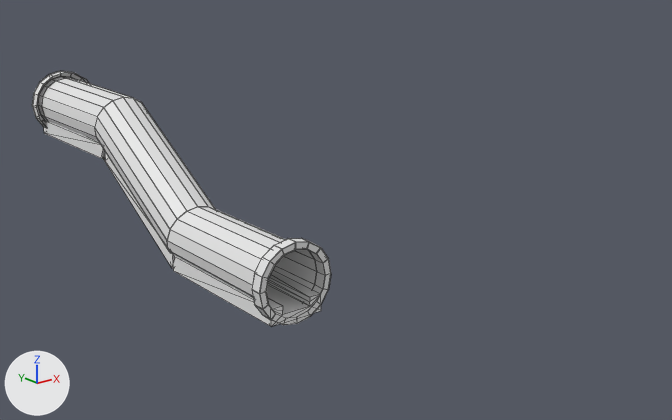
Renders of the OBJ model models/sewer/Pipes/4M_Ramp_1.obj from each side of a commit.
Rendered twice from a 50 mm lens placed at (-10.46, -14.38, 8.12), pointed at (1.56, 0.65, 2.11). The lights are fixed; the arrows at lower left show +X, +Y and +Z. The older version comes first. Mesh edges are drawn as thin lines. Where no turn or scale is listed for an object, it has been applied to the vertices.

Script lines for the objects in view, before the commit:
```python
me_cube = bpy.data.meshes.new('Cube')
me_cube.from_pydata(...)  # 24 vertices, 44 faces; spans x -0.64..0.64, y 0.0..3.99, z 0.22..0.6
me_cube.materials.append(mat_material)  # white #e7e7e7
me_cube_001 = bpy.data.meshes.new('Cube.001')
me_cube_001.from_pydata(...)  # 24 vertices, 44 faces; spans x -0.64..0.64, y 3.88..7.5, z 0.27..2.63
me_cube_001.materials.append(mat_material)  # white #e7e7e7
me_cube_002 = bpy.data.meshes.new('Cube.002')
me_cube_002.from_pydata(...)  # 24 vertices, 44 faces; spans x -0.64..0.64, y 7.29..11.28, z 2.25..2.63
me_cube_002.materials.append(mat_material)  # white #e7e7e7
me_plane = bpy.data.meshes.new('Plane')
me_plane.from_pydata(...)  # 424 vertices, 424 faces; spans x -0.91..0.91, y -0.02..11.29, z 0.1..3.98
ob_cube = bpy.data.objects.new('Cube', me_cube)
ob_cube.location = (0.0, 0.0, 0.0)
ob_cube_001 = bpy.data.objects.new('Cube.001', me_cube_001)
ob_cube_001.location = (0.0, 0.0, 0.0)
ob_cube_002 = bpy.data.objects.new('Cube.002', me_cube_002)
ob_cube_002.location = (0.0, 0.0, 0.0)
ob_plane = bpy.data.objects.new('Plane', me_plane)
ob_plane.location = (0.0, 0.0, 0.0)
```
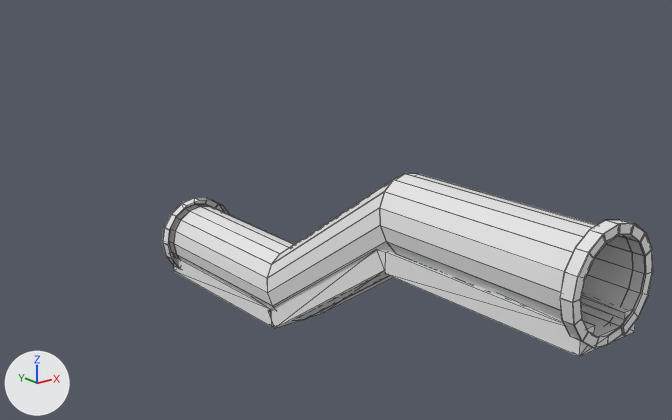
The change, as a diff of the scene's bpy script:
```diff
--- a/models/sewer/Pipes/4M_Ramp_1.obj.py
+++ b/models/sewer/Pipes/4M_Ramp_1.obj.py
@@ me_cube_001 @@
 # used by ob_cube_001; location = (0.0, 0.0, 0.0)
-me_cube_001.from_pydata(...)  # 24 vertices, 44 faces; spans x -0.64..0.64, y 3.88..7.5, z 0.27..2.63
+me_cube_001.from_pydata(...)  # 50 vertices, 83 faces; spans x -0.64..0.64, y -7.42..0.09, z 0.23..2.79
+# me_cube_001 part 1: the whole mesh is rebuilt
+# me_cube_001 part 2
+# 27 vertices are added at x -0.64..0.64, y -7.42..0.03, z 0.23..2.79
+# 12 new vertices lie (0.0, 3.99, 0.0) away from vertices in x -0.64..0.64, y -7.42, z 2.41..2.79
+# 5 new vertices lie (0.0, 0.22, 0.0) away from vertices in x -0.64..0.64, y -3.43, z 2.79
+# 6 new vertices lie (0.0, 3.3, -2.25) away from vertices in x -0.64..0.64, y -3.21, z 2.79
+# 83 new faces join them
 me_cube_001.materials.append(mat_material)
@@ me_plane_001 @@
+me_plane_001.from_pydata(...)  # 432 vertices, 432 faces; spans x -0.91..0.91, y -7.46..3.99, z 0.1..4.19
@@ ob_cube_002 @@
-ob_cube_002 = bpy.data.objects.new('Cube.002', me_cube_002)
-ob_cube_002.location = (0.0, 0.0, 0.0)
@@ ob_plane @@
-ob_plane = bpy.data.objects.new('Plane', me_plane)
-ob_plane.location = (0.0, 0.0, 0.0)
@@ ob_plane_001 @@
+ob_plane_001 = bpy.data.objects.new('Plane.001', me_plane_001)
+ob_plane_001.location = (0.0, 0.0, 0.0)
```

Changed parts and their boxes (x1, y1, x2, y2) in the pictures (672 x 420 px):
'Plane.001', added: after (162, 173, 653, 349)
'Plane', deleted: before (32, 71, 331, 325)
'Cube.001', reshaped (mostly hidden before): before (102, 151, 176, 268); after (269, 250, 636, 356)
'Cube.002', deleted: before (43, 120, 105, 159)
part 1 of me_cube_001, deleted (mostly hidden): before (102, 151, 176, 268)
part 2 of me_cube_001, added: after (269, 250, 636, 356)
